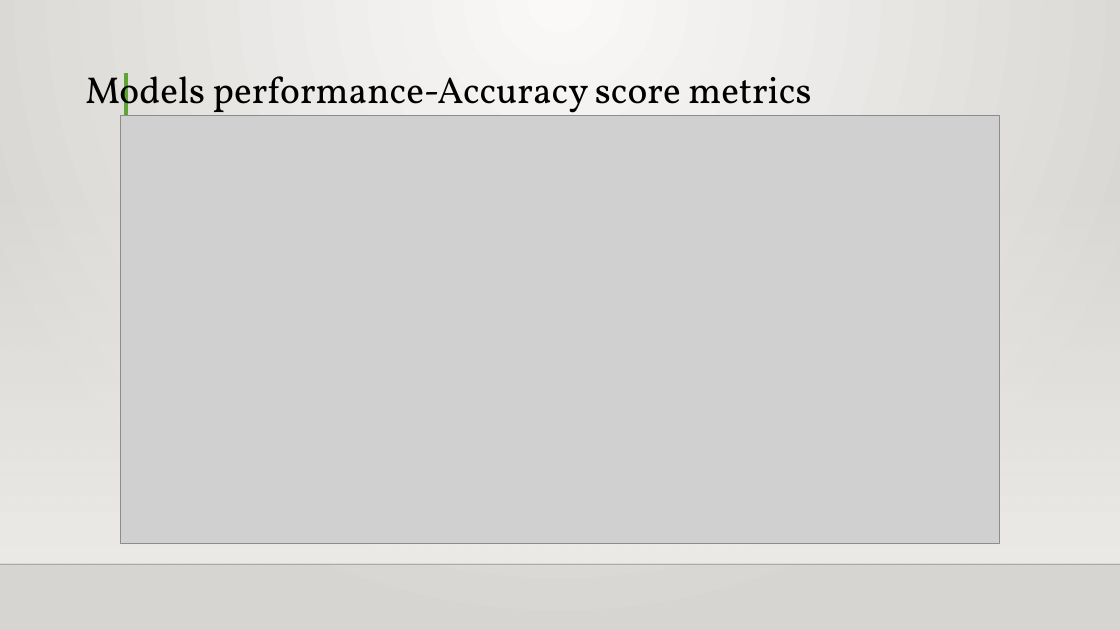
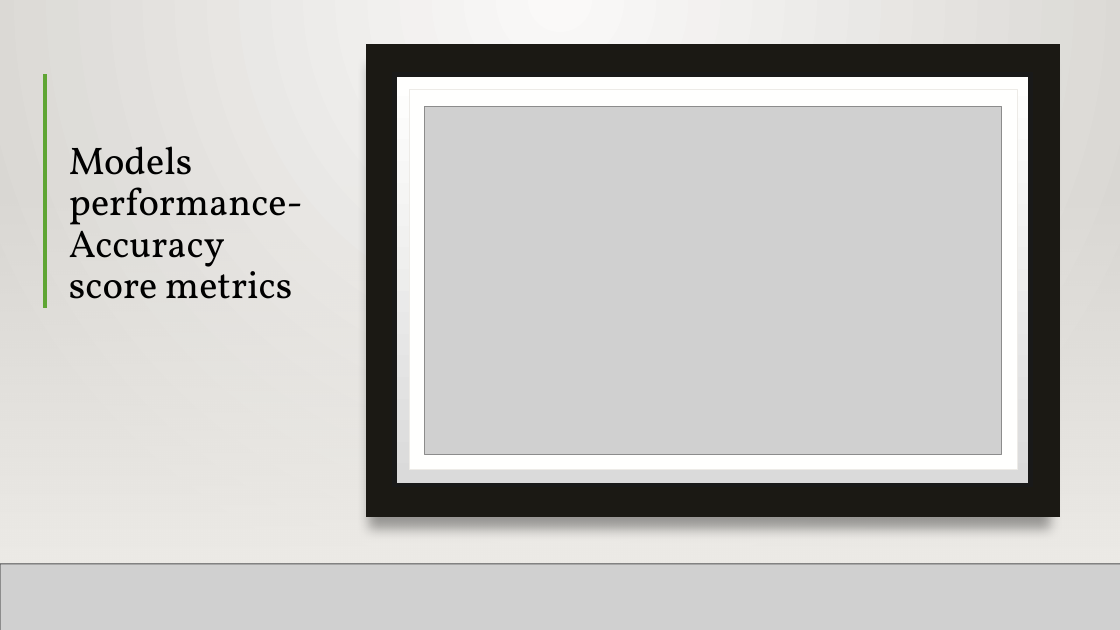
Before and after one commit to bernardolapel/Supervised-Learning-Project, a slide deck: slide 9 of MachineLearning_Supervised_AdeboyeBernard.pptx. Drawn at 1120x630 pixels with LibreOffice and Linux fonts; fonts in the diff are those of the drawing; grey boxes stand for pictures; background and template pictures are left out. Boxes give left, top, right and bottom in pixels: in the first picture for what was removed or moved away, otherwise in the second. Text is boxed around its words. In the diff, an @@ line names an element or a change of style, - is before the commit and + after.

```diff
--- a/MachineLearning_Supervised_AdeboyeBernard.pptx
+++ b/MachineLearning_Supervised_AdeboyeBernard.pptx
@@ rectangle added at (0, 0, 1120, 630), fill gradient #FAFAF9 to #D7D5D2 @@
@@ rectangle added at (365, 45, 1060, 518), fill #1B1914 @@
@@ line added from (45, 74) to (45, 308), #5FA534 3 pt @@
@@ line added from (214, 73) to (214, 308), #5FA534 3 pt @@
@@ rectangle added at (394, 75, 1031, 485), fill gradient #DADADA to #FFFFFE, outline #191919 4 pt @@
@@ rectangle added at (409, 90, 1017, 470), fill #FFFFFE, outline #EDEBE7 0.5 pt @@
@@ picture: place and size @@
-picture at (120, 115, 1000, 544)
+picture at (424, 106, 1002, 454)
@@ title "Models performance-Accuracy score metrics": place and size @@
-title "Models performance-Accuracy score metrics" at (85, 73, 811, 119)
+title "Models performance-Accuracy score metrics" at (69, 146, 303, 299)
@@ title "Models performance-Accuracy score metrics" at (69, 146, 303, 299): size 32 to 33 pt @@
@@ rectangle added at (0, 185, 1120, 563), fill gradient #EDEBE7 @@
@@ rectangle added at (0, 185, 1120, 563), fill gradient #EDEBE7 @@
@@ line added from (0, 565) to (1120, 565), #000001 1 pt @@
@@ picture added at (0, 564, 1120, 630) @@
@@ line added from (0, 565) to (1120, 565), #000001 1 pt @@
```
Also in this commit, not shown: 6 other slides changed, 1 slide added, 1 slide removed, 2 other files.
